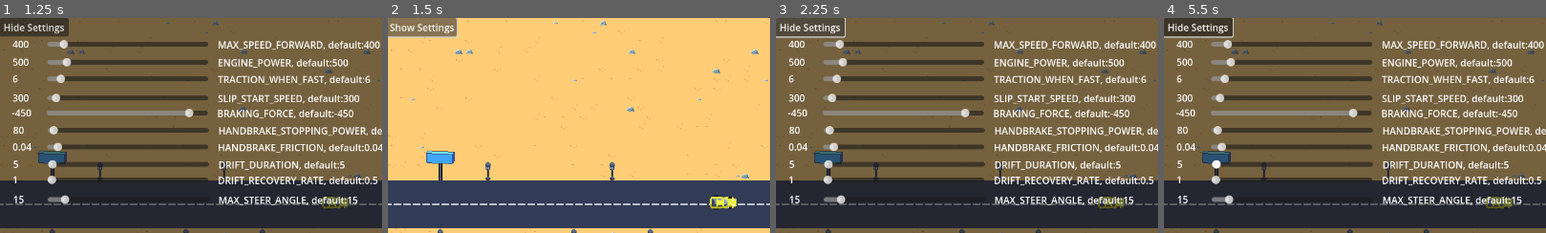
Above: before the commit, frames 1-4 (left to right).
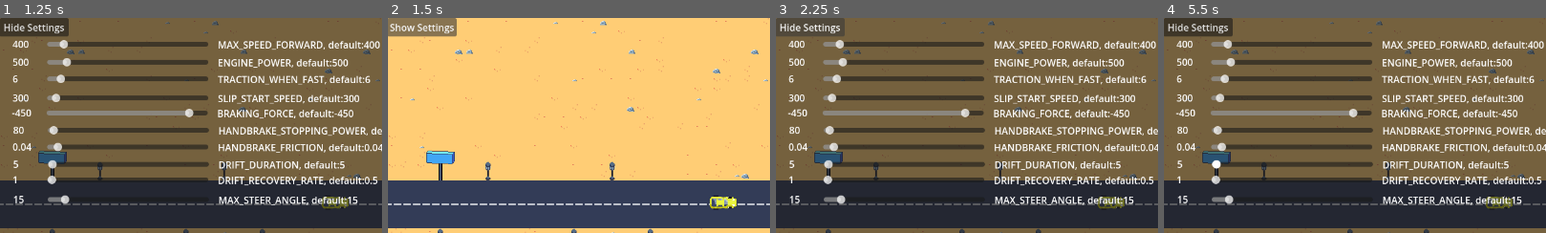
Above: after the commit, the same moments.

Repository: pgawle/driveoutnazis
Game: Godot game, scene res://drive_out_nazis.tscn
Two runs of this game, one before a commit and one after it. Both use one fixed random seed, a clock stepped at 60 frames per second and the inputs below.
Inputs (mouse positions are % of the whole screen's width and height, from its top left):
- Up to frame 1 (1.25 s): click "START" at 0.5 s
- Up to frame 2 (1.5 s): click "Hide Settings" at 1.25 s
- Up to frame 3 (2.25 s): click "Show Settings" at 2 s
- Up to frame 4 (5.5 s): move the mouse to (72, 45) at 2.77 s; hold Right (ui_right) 2.78-3.5 s; click (72, 45) at 2.92 s; drag from (30, 55) to (45, 70) at 3.52 s; move the mouse to (60, 28) at 4.27 s; hold Right (ui_right) 4.28-5 s; drag from (45, 70) to (20, 35) at 5.02 s
The pictures show only the part of the screen within x 0-50%, y 0-50%; the shares and areas given below are measured in that part.

Frame 1 is identical in both runs. In frame 2, 0.2% of the frame differs, in the area x 0-19%, y 0-10%; in frame 3, 0.2%; in frame 4, 0.2%.

Commit message:
remove show setting focus, clean up, new build

Diff:
--- a/drive_out_nazis.tscn
+++ b/drive_out_nazis.tscn
@@ -731,6 +731,7 @@
 offset_left = -1.0
 offset_right = 115.0
 offset_bottom = 31.0
+focus_mode = 0
 text = "Show Settings"
 script = ExtResource("5_jwef1")
 target_node = NodePath("../Settings")
--- a/settings_toggle.gd
+++ b/settings_toggle.gd
@@ -9,7 +9,6 @@
 func _pressed():
 	var node = get_node(target_node)
 	node.visible = !node.visible  # Toggle visibility
-	print(node.visible)
 	update_text()
 
 func update_text():
Not shown, changed: Build/ver0.3/index.html
Not shown, changed: Build/ver0.3/index.pck
